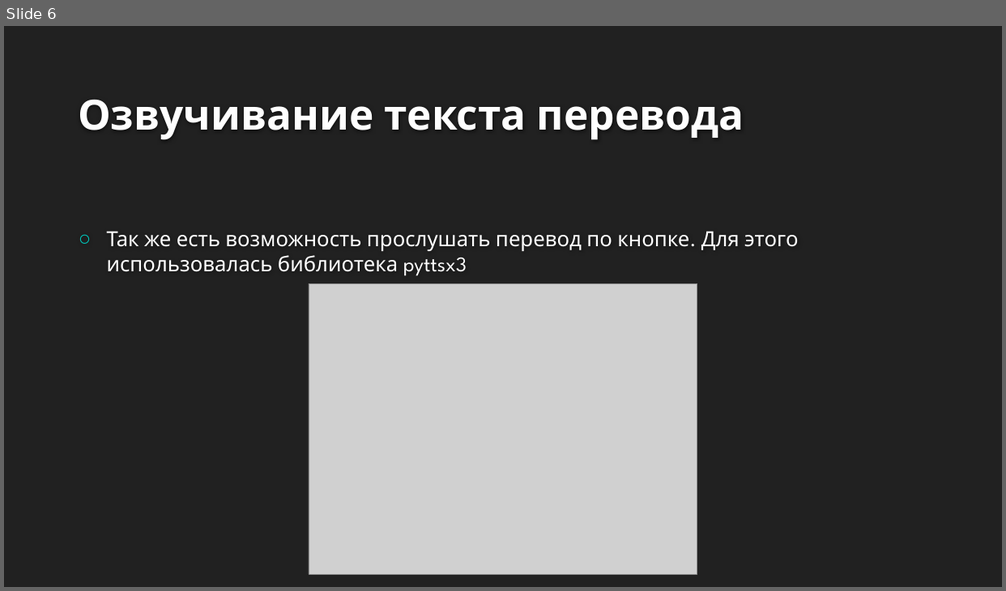
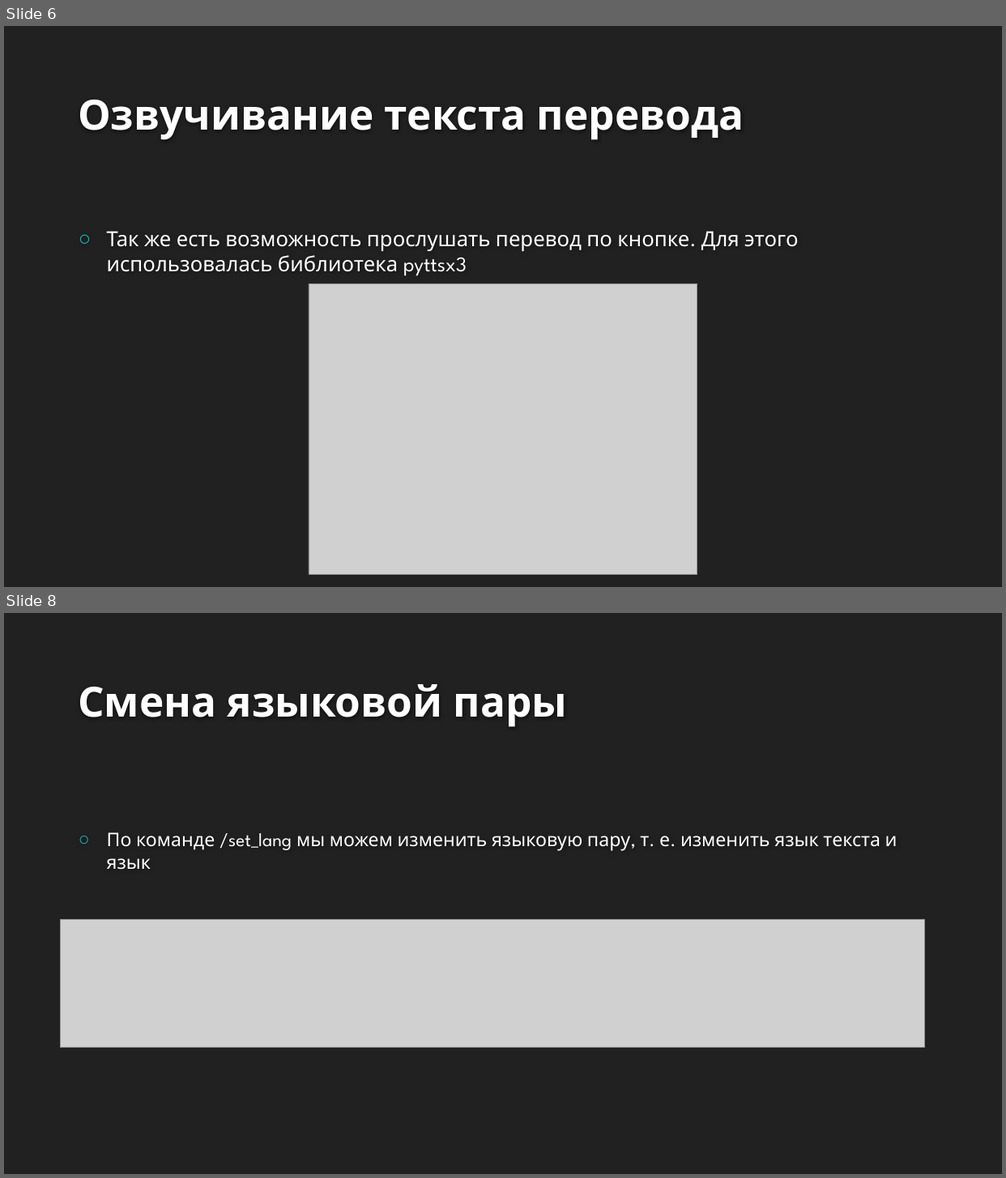
Before and after one commit to EmiAsk/TranslatorSirius, a slide deck: Презентация и записка/Презентация.pptx. Shown one above the other, each under a label of ours: slide 6 before the commit, slides 6 and 8 after it; the slides between them are not shown. The pictures are 1006x591 and 1006x1178 pixels, drawn with LibreOffice and Linux fonts; fonts in the diff are those of the drawing; grey boxes stand for pictures; background and template pictures are left out. Boxes give left, top, right and bottom in pixels: in the first picture for what was removed or moved away, otherwise in the second. Text is boxed around its words. In the diff, an @@ line names an element or a change of style, - is before the commit and + after.

```diff
--- a/Презентация и записка/Презентация.pptx
+++ b/Презентация и записка/Презентация.pptx
@@ slide 8 added at <box>4,613,1002,1174</box>, background #212121 @@
@@ title added at <box>78,684,567,727</box>, 40 pt, text #FEFEFE, bold @@
+Смена языковой пары
@@ text added at <box>107,833,897,870</box>, 18 pt, text #FFFFFF @@
+○ По команде /set_lang мы можем изменить языковую пару, т. е. изменить язык текста и язык
@@ picture added at <box>61,919,925,1048</box> @@
```
Also in this commit, not shown: 3 slides changed, 5 other slides added, 2 other files.
